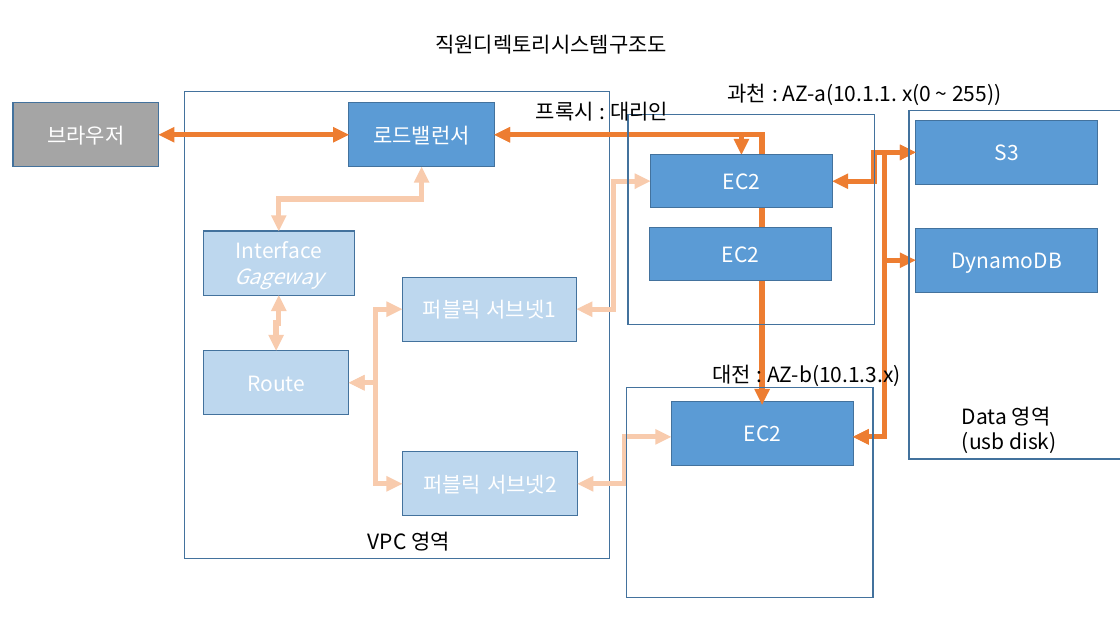
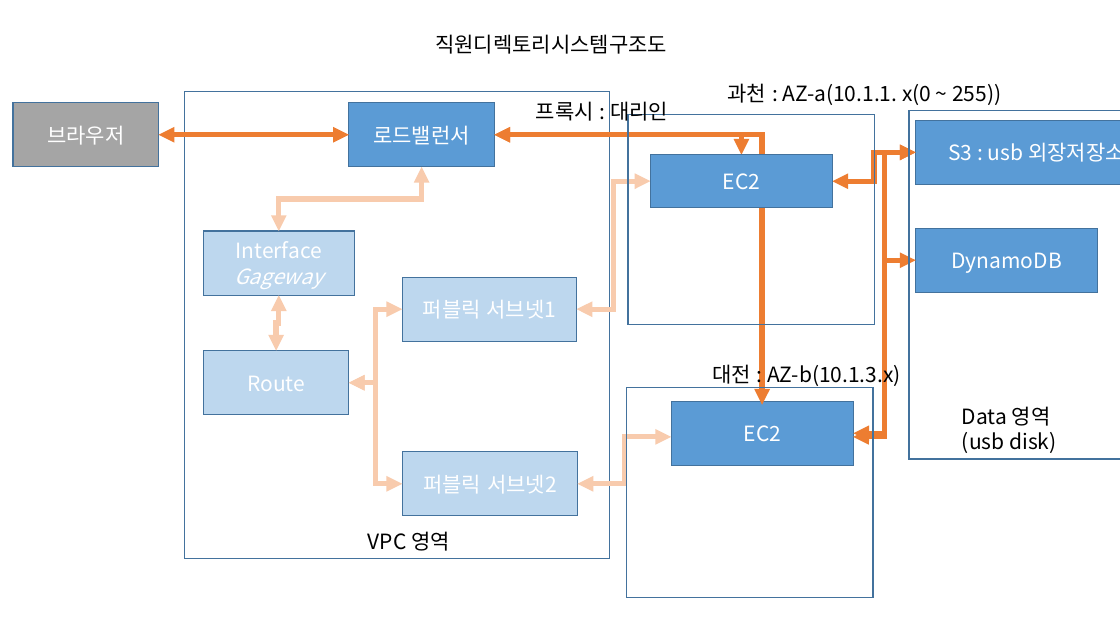
Before and after one commit to masungil70/Aws-Technical-Essentials, a slide deck: slide 3 of 완성된구조도.pptx. Drawn at 1120x630 pixels with LibreOffice and Linux fonts; fonts in the diff are those of the drawing. Boxes give left, top, right and bottom in pixels: in the first picture for what was removed or moved away, otherwise in the second. Text is boxed around its words. In the diff, an @@ line names an element or a change of style, - is before the commit and + after.

```diff
--- a/완성된구조도.pptx
+++ b/완성된구조도.pptx
@@ rectangle "S3 : usb 외장저장소": place and size @@
-rectangle "S3 : usb 외장저장소" at <box>916,120,1098,184</box>
+rectangle "S3 : usb 외장저장소" at <box>916,120,1120,184</box>
@@ text in rectangle at <box>948,142,1120,162</box>: text changed @@
-S3
+S3 : usb 외장저장소
@@ elbow double arrow moved from (854, 437) - (916, 152) to (854, 434) - (916, 152) @@
@@ rectangle removed at <box>649,228,832,281</box> @@
-EC2
```
Also in this commit, not shown: 2 slides added, 1 other file.
